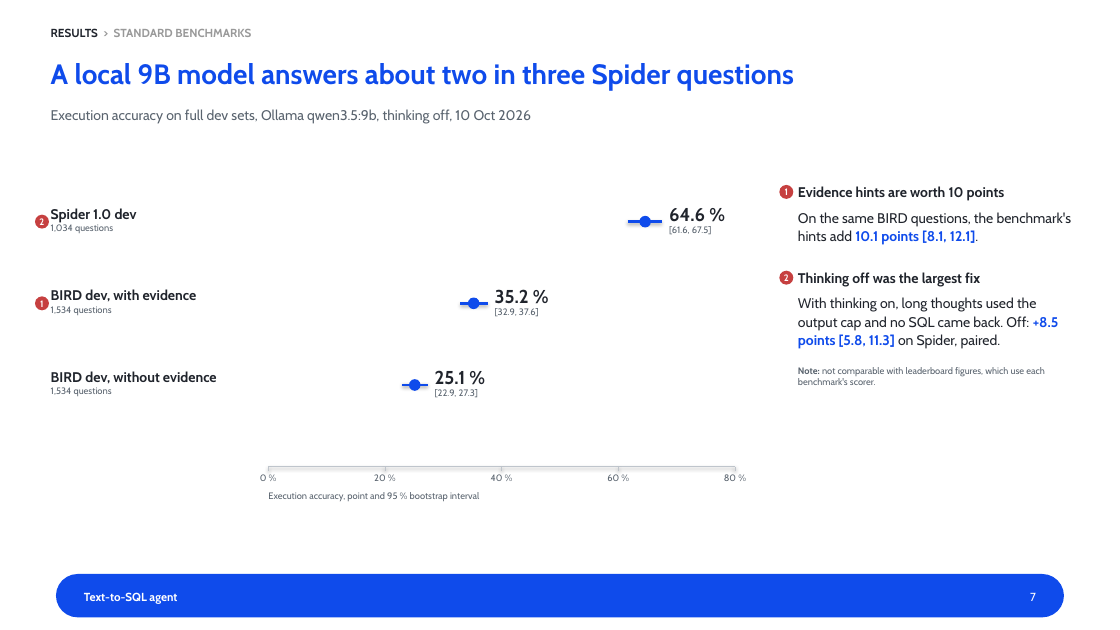
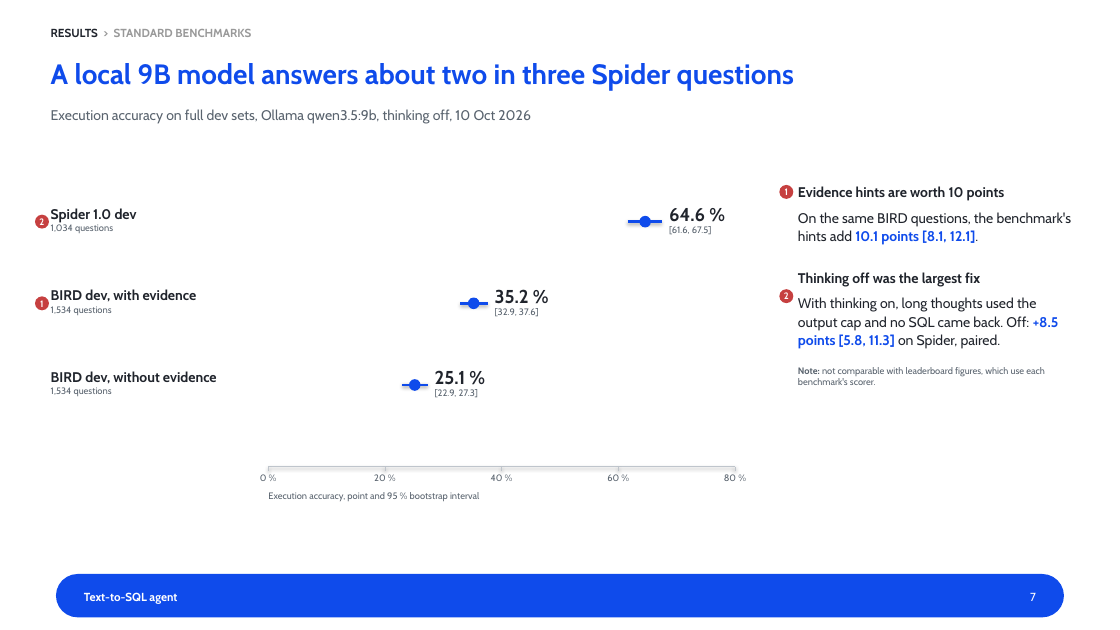
Before and after one commit to tuannm3812/text-to-sql-agent, a slide deck: slide 7 of docs/showcase/text-to-sql-agent-deck.pptx. Drawn at 1120x630 pixels with LibreOffice and Linux fonts; fonts in the diff are those of the drawing. Boxes give left, top, right and bottom in pixels: in the first picture for what was removed or moved away, otherwise in the second. Text is boxed around its words. In the diff, an @@ line names an element or a change of style, - is before the commit and + after.

```diff
--- a/docs/showcase/text-to-sql-agent-deck.pptx
+++ b/docs/showcase/text-to-sql-agent-deck.pptx
@@ ellipse "2": place and size @@
-ellipse "2" at <box>780,271,794,285</box>
+ellipse "2" at <box>780,289,794,303</box>
```
Also in this commit, not shown: 4 other slides changed, 3 other files.
